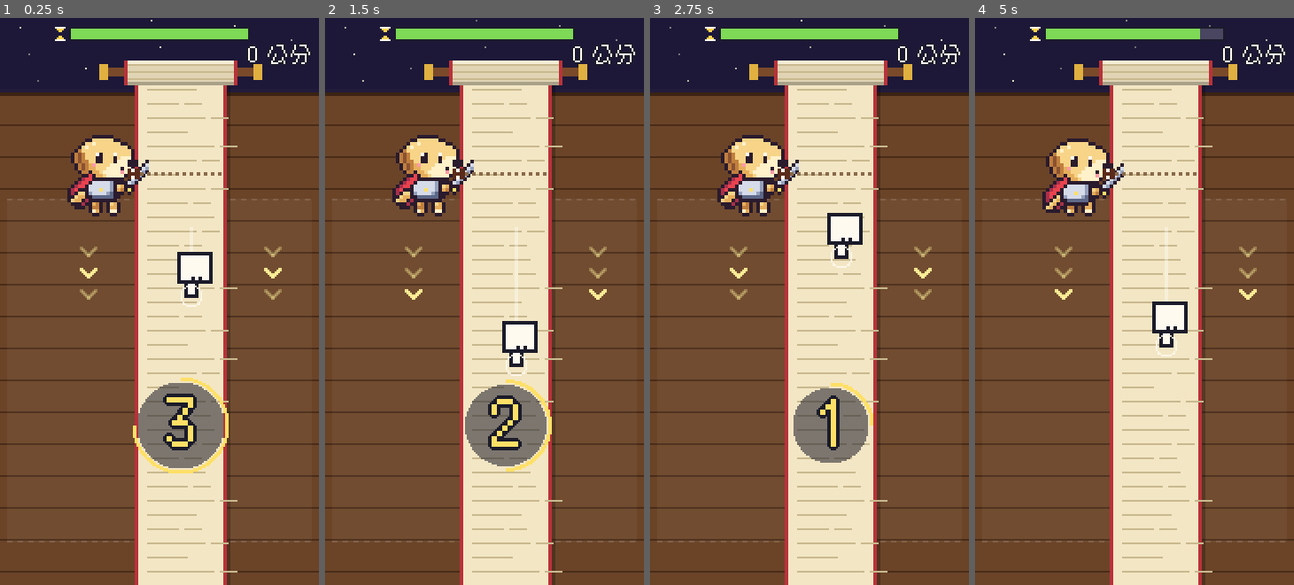
Above: before the commit, frames 1-4 (left to right).
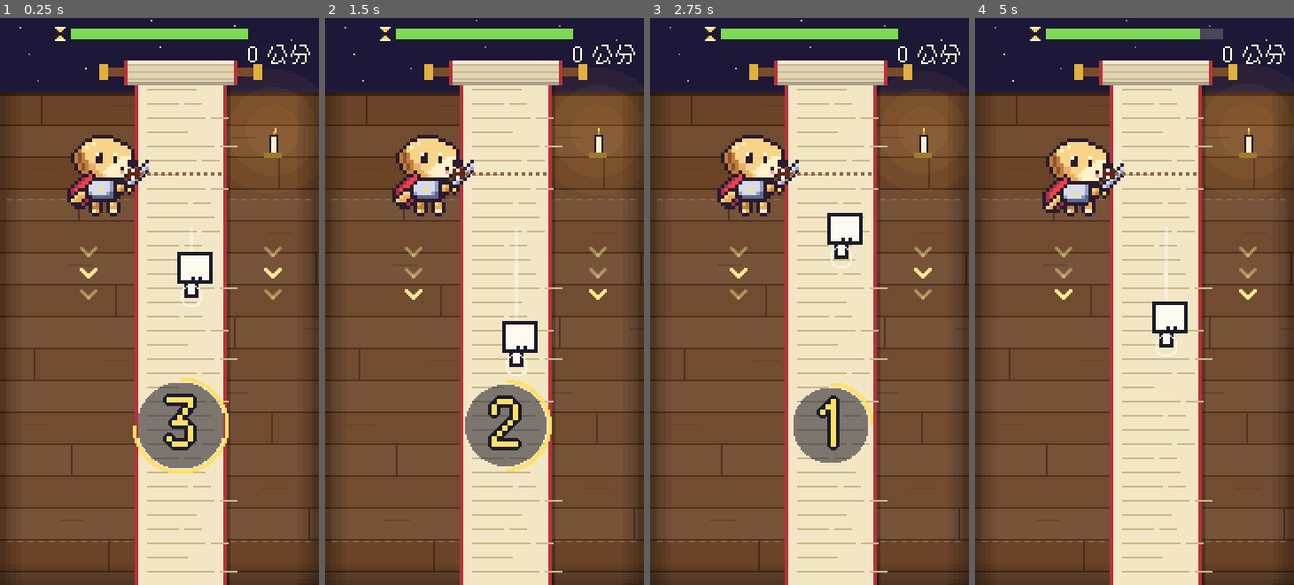
Above: after the commit, the same moments.

Repository: QuantumPrediction/DoggyKnight
Game: Godot game, scene res://game/minigames/scroll/scroll_minigame.tscn
Two runs of this game, one before a commit and one after it. Both use one fixed random seed, a clock stepped at 60 frames per second and the inputs below. This scene is started directly instead of the project's main scene.
Inputs (mouse positions are in pixels of both pictures, inside the frame that each line leads up to):
- Up to frame 1 (0.25 s): no input
- Up to frame 2 (1.5 s): tap Enter at 0.5 s; move the mouse to (554, 273) at 0.52 s; tap N at 0.6 s; click (554, 273) at 0.67 s; drag from (420, 329) to (468, 414) at 1.27 s
- Up to frame 3 (2.75 s): move the mouse to (841, 176) at 2.02 s; tap N at 2.1 s
- Up to frame 4 (5 s): drag from (1118, 414) to (1038, 216) at 2.77 s; move the mouse to (1230, 386) at 3.52 s; hold Escape (back) 3.53-4.25 s; tap N at 3.6 s; drag from (1038, 216) to (1086, 159) at 4.27 s

The runs differ from the first frame. In frame 1, 4.8% of the frame differs, in the area x 0-100%, y 12-100%; in frame 2, 4.9%; in frame 3, 4.7%; in frame 4, 5.0%, in the area x 0-100%, y 11-100%.

Commit message:
[D] Minigame table: planks, candle light and soft vignette
Co-Authored-By: Claude Opus 5.5 <noreply@anthropic.com>
Claude-Session: https://claude.ai/code/session_011zCFYQCUMyXvVY6m2szGHz

Diff:
--- a/game/minigames/scroll/scroll_minigame.gd
+++ b/game/minigames/scroll/scroll_minigame.gd
@@ -485,9 +485,35 @@
 		draw_rect(Rect2(star.round(), Vector2.ONE), Color(1, 1, 0.85, 0.35 + 0.5 * twinkle))
 	var table_top := _roll_y + 12.0
 	draw_rect(Rect2(0, table_top, screen.x, screen.y - table_top), _cfg.table_color)
+	# 木板:深淺交錯、接縫、木紋
 	for i in int(screen.y / 18.0) + 1:
-		draw_rect(Rect2(0, table_top + i * 18.0, screen.x, 1), _cfg.table_edge_color)
+		var y := table_top + i * 18.0
+		if i % 2 == 1:
+			draw_rect(Rect2(0, y, screen.x, 18), _cfg.table_color.lightened(0.04))
+		draw_rect(Rect2(0, y, screen.x, 1), _cfg.table_edge_color)
+		var seam := fmod(i * 67.0 + 23.0, screen.x)
+		draw_rect(Rect2(seam, y + 1, 1, 17), _cfg.table_edge_color)
+		draw_rect(Rect2(fmod(seam + 40.0, screen.x), y + 7, 14, 1), _cfg.table_color.darkened(0.08))
 	draw_rect(Rect2(0, table_top, screen.x, 2), _cfg.table_edge_color.darkened(0.2))
+	# 桌上的蠟燭(右上)與暖光
+	var candle := Vector2(roundf(_paper_rect.end.x + 26.0), table_top + 30.0)
+	if candle.x < screen.x - 6.0:
+		var flick := 1.0 + 0.08 * sin(_anim_time * 9.0) + 0.05 * sin(_anim_time * 23.0)
+		for r in [34.0, 24.0, 14.0]:
+			draw_circle(candle + Vector2(0, -8), roundf(r * flick), Color(1.0, 0.7, 0.3, 0.06))
+		draw_rect(Rect2(candle + Vector2(-5, 4), Vector2(10, 3)), _cfg.roll_knob_color.darkened(0.3))
+		draw_rect(Rect2(candle + Vector2(-2, -6), Vector2(5, 10)), MinigameUi.INK)
+		draw_rect(Rect2(candle + Vector2(-1, -5), Vector2(3, 9)), Color("fff1c9"))
+		var lean := 1.0 if sin(_anim_time * 6.0) > 0.5 else 0.0
+		draw_rect(Rect2(candle + Vector2(lean, -10), Vector2(1, 3)), Color("ffe066"))
+		draw_rect(Rect2(candle + Vector2(0, -8), Vector2(1, 2)), Color("ff8a3d"))
+	# 四周暗一點(像燭光照著桌子中間)
+	for k in 4:
+		var a := 0.07 * (4 - k)
+		var w := 3.0
+		draw_rect(Rect2(k * w, table_top, w, screen.y - table_top), Color(0, 0, 0, a))
+		draw_rect(Rect2(screen.x - (k + 1) * w, table_top, w, screen.y - table_top), Color(0, 0, 0, a))
+		draw_rect(Rect2(0, screen.y - (k + 1) * w, screen.x, w), Color(0, 0, 0, a))
 
 	# 滑動範圍(淡淡的框)
 	var zone := _swipe_zone
